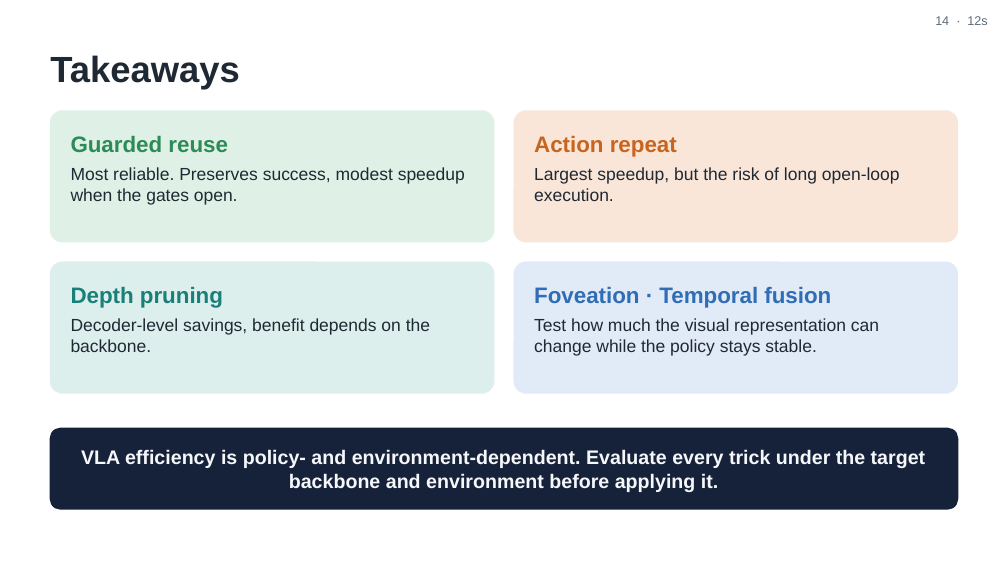
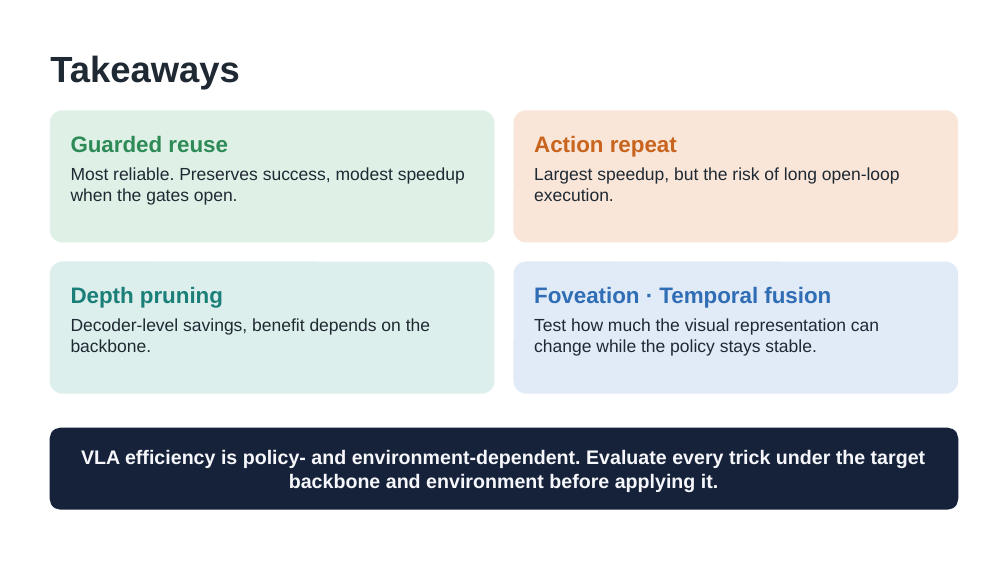
Before and after one commit to trillion-boy/BiVLA, a slide deck: slide 14 of experiments/paper/video/ICRA27_video_v2.pptx. Drawn at 1008x567 pixels with LibreOffice and Linux fonts; fonts in the diff are those of the drawing. Boxes give left, top, right and bottom in pixels: in the first picture for what was removed or moved away, otherwise in the second. Text is boxed around its words. In the diff, an @@ line names an element or a change of style, - is before the commit and + after.

```diff
--- a/experiments/paper/video/ICRA27_video_v2.pptx
+++ b/experiments/paper/video/ICRA27_video_v2.pptx
@@ text removed at box(935, 16, 987, 25) @@
-14 · 12s
```
Also in this commit, not shown: 13 other slides changed, 2 other files.
